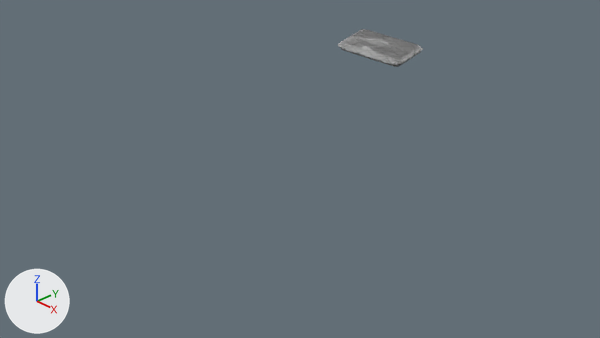
One commit to the Blender file Props/Bed.blend: the scene before it, then after it.
Rendered twice from the file's camera 'Camera'. Lighting does not change. The marker at lower left points along +X, +Y and +Z. The same objects are shown in both versions, whatever each file hides.

Objects in the first picture: 'pillow'.
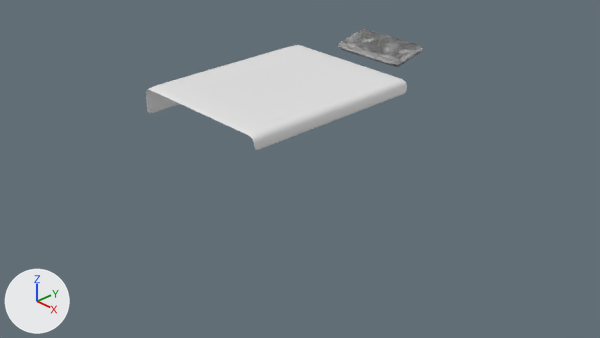
Boxes [x1, y1, x2, y2] around the edits, measured in the pictures (600 x 338 px):
'blanket', added
    after: [146, 45, 407, 150]

What the commit changed:
Material 'Material.003' (mat_material_003) is new.
Its base color is (0.8, 0.8, 0.8) (white #e7e7e7).
Mesh me_plane_001 is new.
It has 514 vertices, 512 faces and spans x -1.07..1.07, y -1.71..0.96, z -0.45..0.0.
It uses material mat_material_003 (its picture is missing).
Object 'blanket' (ob_blanket) is new; it shows me_plane_001.
Its location is (0.0, 0.0, 1.28).
It gains a SUBSURF modifier named 'Subdivision'.
Modifier setting: levels = 3.
